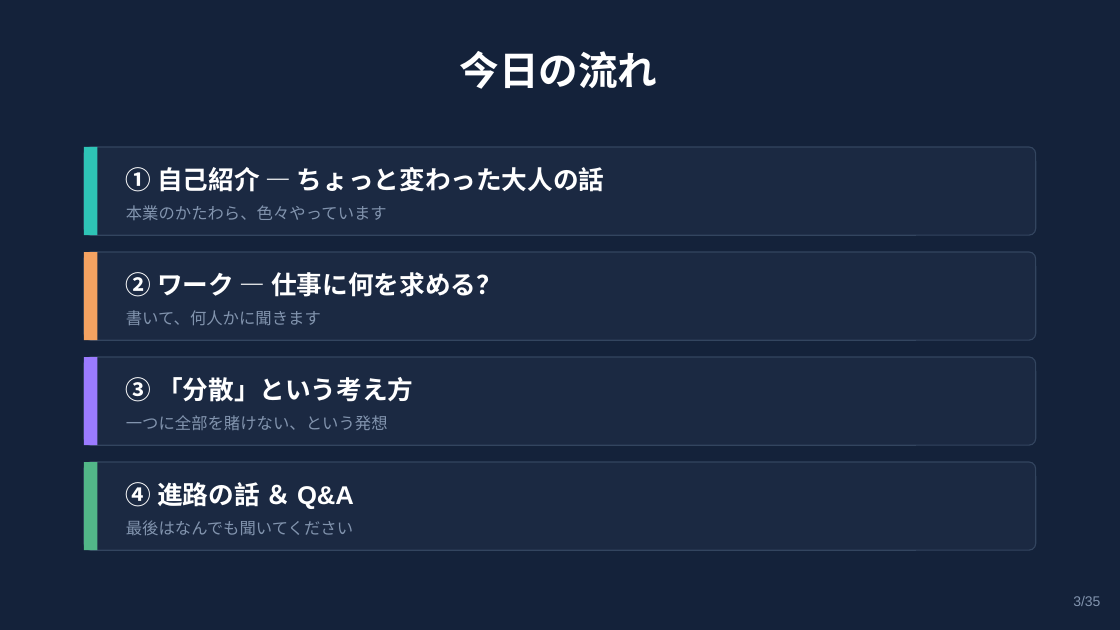
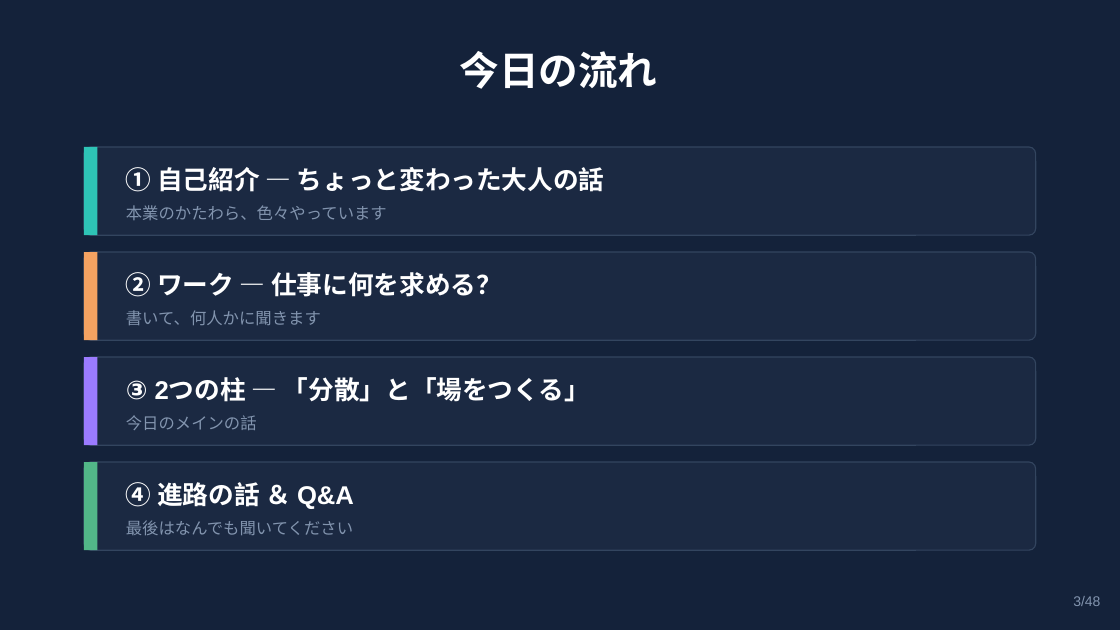
Before and after one commit to syukugennmathto/claude-daily-routines, a slide deck: slide 3 of build/career_talk_setagaya.pptx. Drawn at 1120x630 pixels with LibreOffice and Linux fonts; fonts in the diff are those of the drawing. Boxes give left, top, right and bottom in pixels: in the first picture for what was removed or moved away, otherwise in the second. Text is boxed around its words. In the diff, an @@ line names an element or a change of style, - is before the commit and + after.

```diff
--- a/build/career_talk_setagaya.pptx
+++ b/build/career_talk_setagaya.pptx
@@ text at box(126, 377, 590, 402): text changed @@
-③ 「分散」という考え方
+③ 2つの柱 — 「分散」と「場をつくる」
@@ text at box(126, 415, 257, 430): text changed @@
-一つに全部を賭けない、という発想
+今日のメインの話
@@ text at box(1073, 596, 1100, 606): text changed @@
-3/35
+3/48
```
Also in this commit, not shown: 34 other slides changed, 13 slides added, 3 other files.
